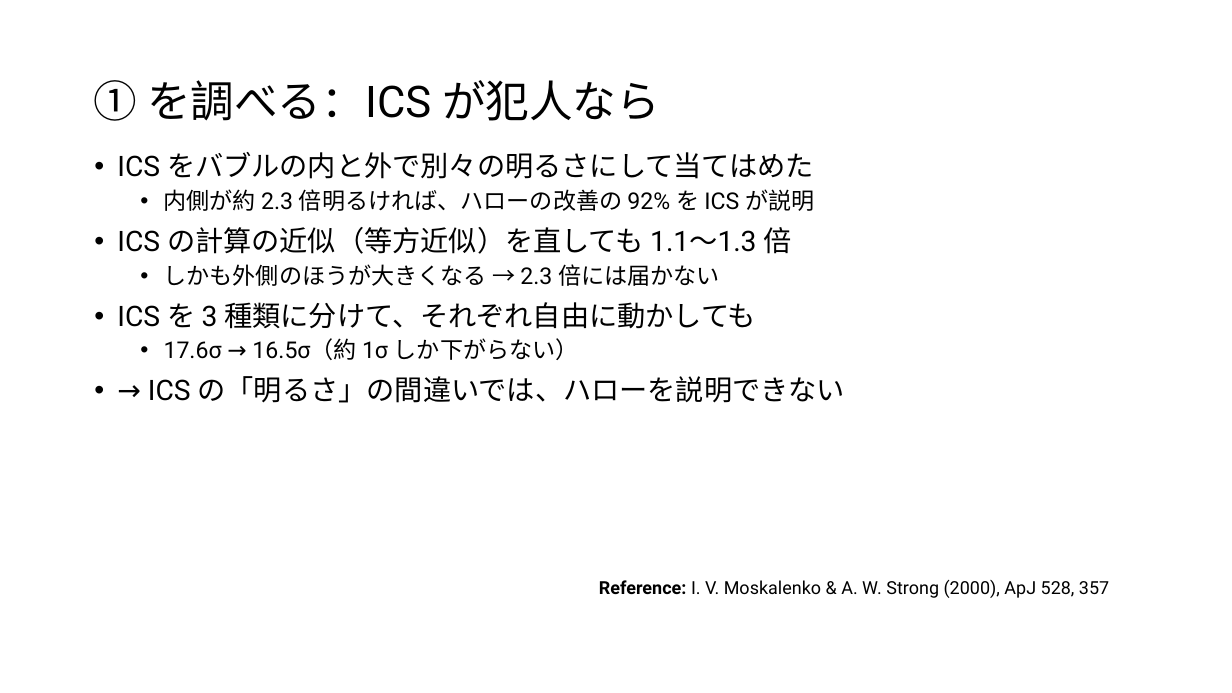
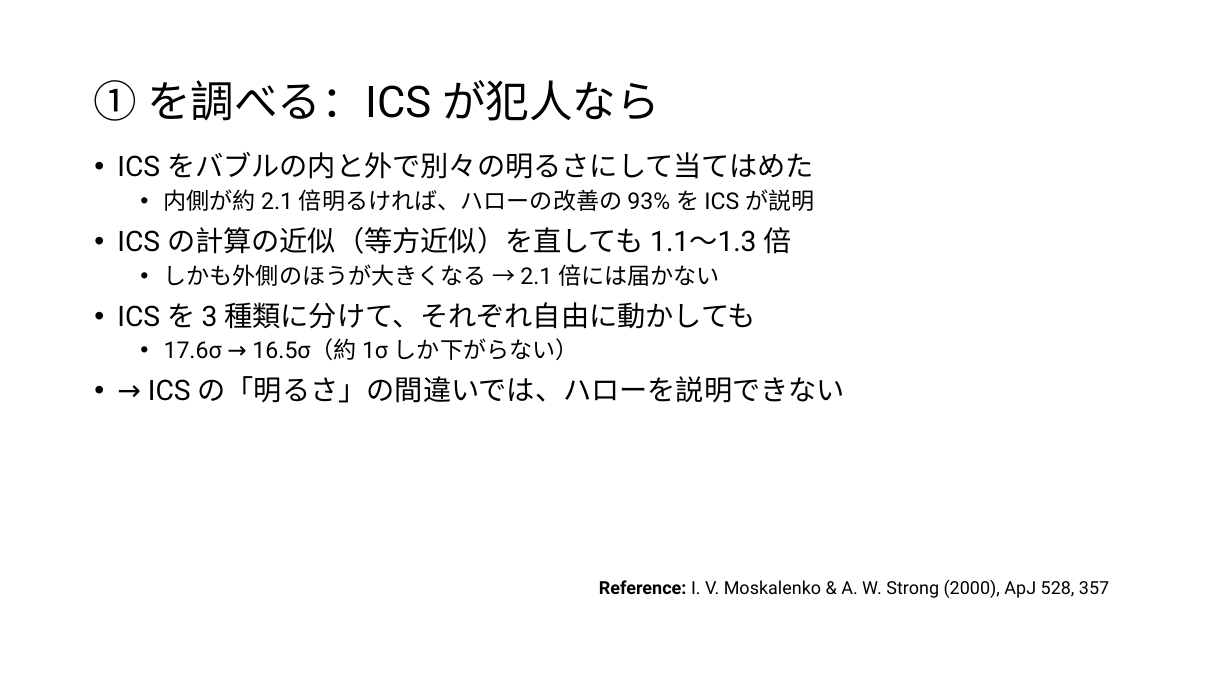
Before and after one commit to Mikann20041029/darkmatter-slides, a slide deck: slide 26 of slides/2026-10-03_研究進捗報告_claude_夕方版.pptx. Drawn at 1232x693 pixels with LibreOffice and Linux fonts; fonts in the diff are those of the drawing. Boxes give left, top, right and bottom in pixels: in the first picture for what was removed or moved away, otherwise in the second. Text is boxed around its words. In the diff, an @@ line names an element or a change of style, - is before the commit and + after.

```diff
--- a/slides/2026-10-03_研究進捗報告_claude_夕方版.pptx
+++ b/slides/2026-10-03_研究進捗報告_claude_夕方版.pptx
@@ text at [164,189,814,211]: text changed @@
-  • 内側が約 2.3 倍明るければ、ハローの改善の 92% を ICS が説明
+  • 内側が約 2.1 倍明るければ、ハローの改善の 93% を ICS が説明
@@ text at [164,264,720,286]: text changed @@
-  • しかも外側のほうが大きくなる → 2.3 倍には届かない
+  • しかも外側のほうが大きくなる → 2.1 倍には届かない
```
Also in this commit, not shown: 4 other slides changed.
